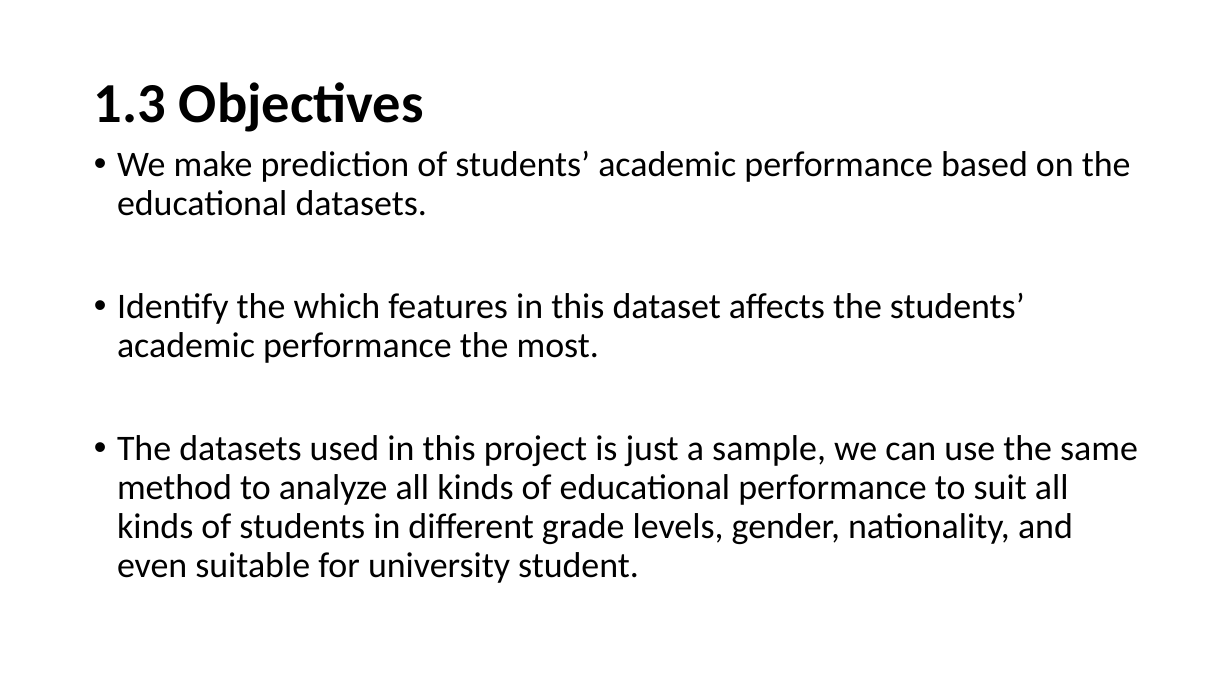
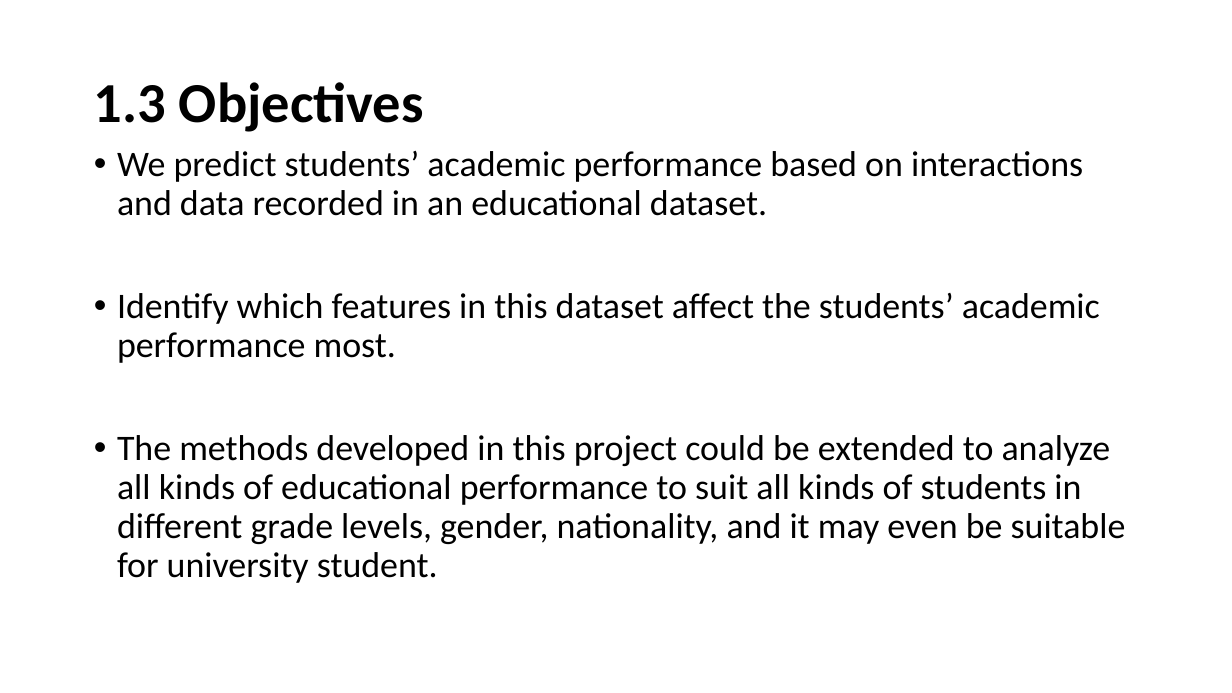
Before and after one commit to Rena-zhou/IFN702, a slide deck: slide 6 of Project presentation (presentation)- zhiying.pptx. Drawn at 1232x693 pixels with LibreOffice and Linux fonts; fonts in the diff are those of the drawing. Boxes give left, top, right and bottom in pixels: in the first picture for what was removed or moved away, otherwise in the second. Text is boxed around its words. In the diff, an @@ line names an element or a change of style, - is before the commit and + after.

```diff
--- a/Project presentation (presentation)- zhiying.pptx
+++ b/Project presentation (presentation)- zhiying.pptx
@@ text at box(117, 150, 1126, 583): text changed @@
-• We make prediction of students’ academic performance based on the educational datasets.
-• Identify the which features in this dataset affects the students’ academic performance the most.
-• The datasets used in this project is just a sample, we can use the same method to analyze all kinds of educational performance to suit all kinds of students in different grade levels, gender, nationality, and even suitable for university student.
+• We predict students’ academic performance based on interactions and data recorded in an educational dataset.
+• Identify which features in this dataset affect the students’ academic performance most.
+• The methods developed in this project could be extended to analyze all kinds of educational performance to suit all kinds of students in different grade levels, gender, nationality, and it may even be suitable for university student.
```
Also in this commit, not shown: 6 other slides changed.
